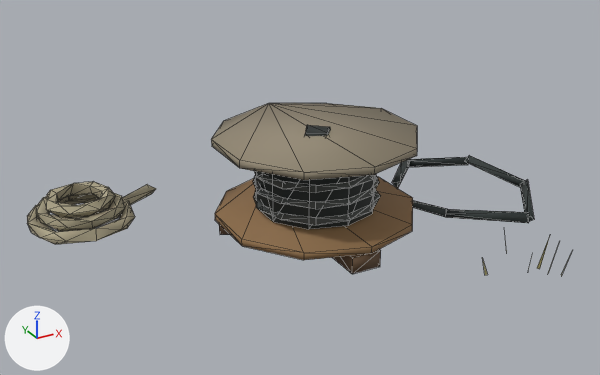
The glTF model sketches/core-loop/assets/models/park/props/dam/cable_drum_b_lod1.glb: old version first, new version second.
One viewpoint serves both versions: a camera (50 mm lens) standing at (-5.83, -10.01, 5.86) and looking at (-0.26, 0.12, 0.79). The axes (+X, +Y, +Z) are drawn at lower left. The lights are the same throughout. The older version comes first. Mesh edges are drawn as thin lines. Where no turn or scale is listed for an object, it has been applied to the vertices. Vertices at exactly the same position are counted once.

Objects in the first picture: 'Surface.001'.
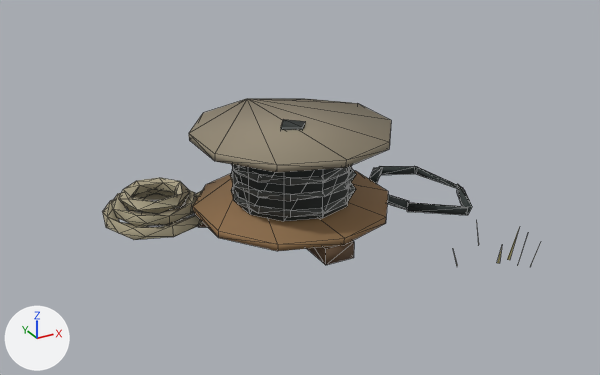
What differs and where, as boxes (x1, y1, x2, y2) in the pictures (600 x 375 px; the box of a moved part takes in the faces that stretch with it):
'Surface.001', reshaped (20% narrower): before (27, 103, 573, 276); after (103, 99, 539, 267)
part 1 of me_surface_001, moved or reshaped: before (255, 173, 375, 229); after (232, 166, 350, 221)
part 2 of me_surface_001, added: after (231, 183, 356, 217)
part 3 of me_surface_001, moved or reshaped (mostly hidden): before (219, 224, 230, 235); after (198, 222, 207, 227)
part 4 of me_surface_001, moved or reshaped: before (537, 239, 549, 269); after (507, 226, 520, 260)
part 5 of me_surface_001, moved or reshaped: before (332, 249, 381, 274); after (307, 241, 354, 265)
part 6 of me_surface_001, rebuilt: before (253, 175, 379, 209); after (231, 168, 356, 201)
part 7 of me_surface_001, rebuilt: before (255, 171, 376, 193); after (231, 164, 352, 185)
part 8 of me_surface_001, rebuilt: before (211, 103, 417, 180); after (189, 99, 391, 173)
part 9 of me_surface_001, rebuilt: before (215, 177, 413, 260); after (193, 171, 388, 251)
part 10 of me_surface_001, rebuilt: before (392, 159, 411, 188); after (379, 166, 416, 175)
part 11 of me_surface_001, deleted: before (46, 125, 534, 275)
part 12 of me_surface_001, moved or reshaped: before (27, 184, 156, 244); after (103, 178, 202, 240)
part 13 of me_surface_001, moved or reshaped: before (408, 157, 529, 223); after (369, 166, 502, 265)
part 14 of me_surface_001, added: after (281, 119, 306, 130)

The change, as a list of edits to the scene's bpy script:
```text
Change me_surface_001:
    used by ob_surface_001; location = (0.0, 0.0, 0.0)
    remove me_surface_001.from_pydata(...)  # 430 vertices, 766 faces; spans x -3.96..4.0, y -2.9..2.88, z 0.0..1.68
    add me_surface_001.from_pydata(...)  # 430 vertices, 766 faces; spans x -2.87..2.91, y -2.49..2.46, z 0.0..1.68
    me_surface_001 part 1: the loose piece of 20 vertices spanning x -0.87..0.9, y -0.83..1.03, z 0.49..1.48 is moved by (-0.19, 0.41, -0.01)
    me_surface_001 part 2: a new loose piece, a torus around z (ring radius 0.93, tube radius 0.06) spanning x -1.17..0.82, y -0.48..1.51, z 0.54..0.67, in mat_paint
    me_surface_001 part 3: the loose piece of 8 vertices spanning x -1.38..-0.53, y 0.29..1.07, z 0.03..0.29 is moved by (-0.19, 0.41, -0.01)
    me_surface_001 part 4: the loose piece of 3 vertices spanning x 2.18..2.24, y -2.59..-2.48, z 0.01..0.59 is moved by (-0.19, 0.41, -0.01)
    me_surface_001 part 5: the loose piece of 8 vertices spanning x -0.25..0.24, y -1.38..-0.66, z 0.03..0.29 is moved by (-0.19, 0.41, -0.01)
    me_surface_001 part 6: the loose piece of 36 vertices spanning x -0.99..1.01, y -0.89..1.1, z 0.8..0.93 is rebuilt with 36 vertices and now spans x -1.17..0.82, y -0.48..1.51, z 0.83..0.93
    me_surface_001 part 7: the loose piece of 36 vertices spanning x -0.99..1.01, y -0.89..1.1, z 1.05..1.19 is rebuilt with 36 vertices and now spans x -1.17..0.82, y -0.48..1.51, z 1.05..1.18
    me_surface_001 part 8: the loose piece of 18 vertices spanning x -1.48..1.5, y -1.46..1.66, z 1.52..1.65 is rebuilt with 19 vertices and now spans x -1.66..1.31, y -1.05..2.07, z 1.51..1.65
    me_surface_001 part 9: the loose piece of 18 vertices spanning x -1.48..1.5, y -1.46..1.66, z 0.32..0.45 is rebuilt with 19 vertices and now spans x -1.66..1.31, y -1.05..2.07, z 0.31..0.45
    me_surface_001 part 10: the loose piece of 6 vertices spanning x 1.9..2.76, y 0.65..1.52, z 0.07..0.23 is rebuilt with 6 vertices and now spans x 2.05..2.72, y 1.06..1.49, z 0.07..0.24
    me_surface_001 part 11: 9 loose pieces with 143 vertices, spanning x -3.68..4.0, y -2.59..2.6, z 0.0..1.68, are deleted
    me_surface_001 part 12: 80 vertices removed from x -3.96..-1.73, y 1.23..2.88, z 0.05..0.41; 124 vertices added at x -2.87..-0.67, y 0.82..2.46, z 0.05..0.55
    me_surface_001 part 13: 17 vertices removed from x 0.79..3.8, y -1.46..1.54, z 0.07..0.47; 34 vertices added at x 0.61..2.91, y -2.18..1.48, z 0.0..0.54
    me_surface_001 part 14: 8 vertices added at x -0.41..0.06, y 0.27..0.76, z 1.48..1.68
    other edits to the shape of me_surface_001 do not show in these pictures
```
